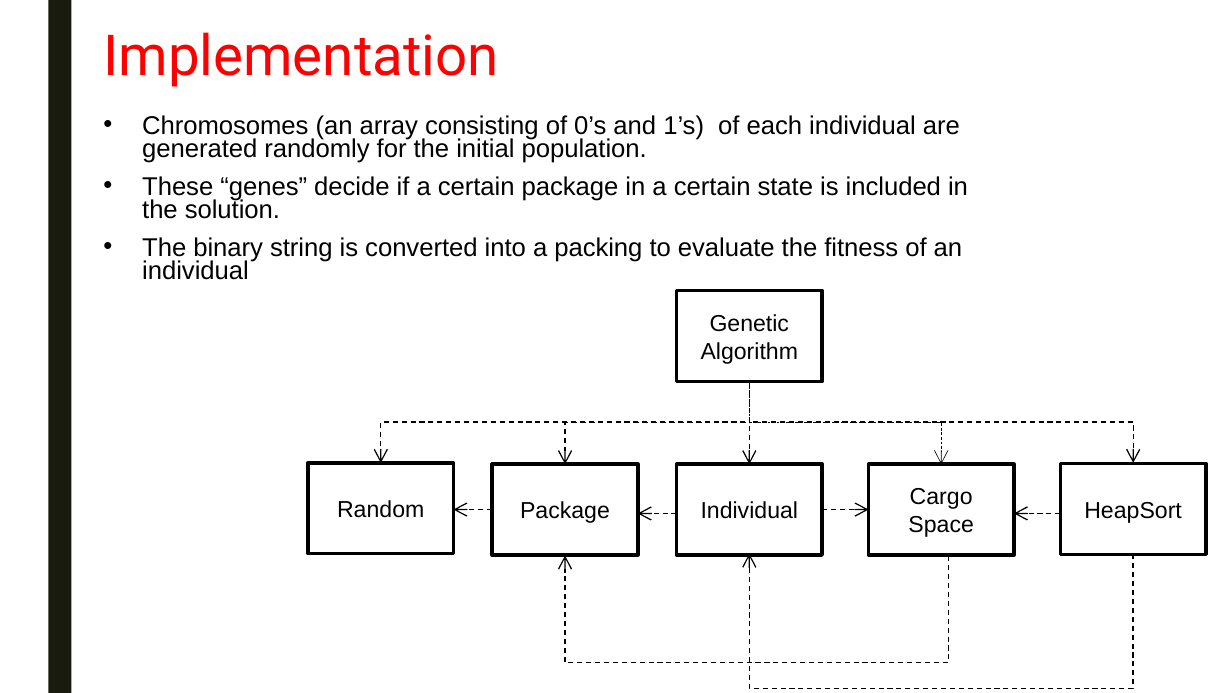
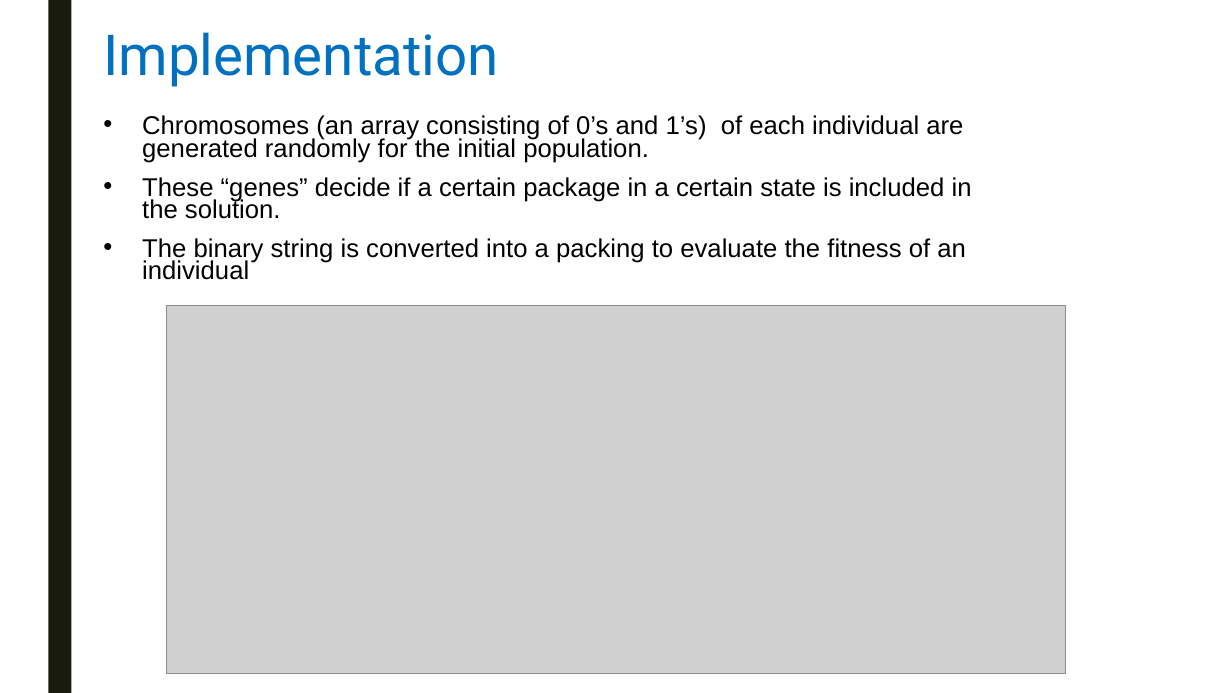
Before and after one commit to swengeler/PP3, a slide deck: slide 13 of Report, presentation and related stuff/Knapsack_problem.pptx (slide 17 before the commit). Drawn at 1232x693 pixels with LibreOffice and Linux fonts; fonts in the diff are those of the drawing; grey boxes stand for pictures. Boxes give left, top, right and bottom in pixels: in the first picture for what was removed or moved away, otherwise in the second. Text is boxed around its words. In the diff, an @@ line names an element or a change of style, - is before the commit and + after.

Commit message:
Small changes

```diff
--- a/Report, presentation and related stuff/Knapsack_problem.pptx
+++ b/Report, presentation and related stuff/Knapsack_problem.pptx
@@ title "Implementation" at bbox=[103, 32, 498, 87]: text colour #FF0000 to #0070C0 @@
@@ text "Chromosomes (an array consisting of ..." at bbox=[142, 115, 972, 280]: size 19.9 to 20 pt @@
@@ rectangle removed at bbox=[677, 290, 822, 381] @@
-Genetic
-Algorithm
@@ picture added at bbox=[166, 305, 1066, 674] @@
@@ elbow arrow removed from (750, 382) to (381, 463) @@
@@ elbow arrow removed from (750, 382) to (566, 464) @@
@@ elbow arrow removed from (750, 382) to (1133, 463) @@
@@ arrow removed from (750, 382) to (750, 464) @@
@@ elbow arrow removed from (750, 382) to (942, 464) @@
@@ rectangle removed at bbox=[308, 463, 453, 554] @@
-Random
@@ rectangle removed at bbox=[493, 464, 638, 555] @@
-Package
@@ rectangle removed at bbox=[677, 464, 822, 555] @@
-Individual
@@ rectangle removed at bbox=[869, 464, 1014, 555] @@
-Cargo
-Space
@@ rectangle removed at bbox=[1061, 464, 1206, 555] @@
-HeapSort
@@ arrow removed from (493, 509) to (454, 509) @@
@@ arrow removed from (823, 509) to (869, 509) @@
@@ arrow removed from (677, 514) to (638, 514) @@
@@ elbow arrow removed from (1061, 514) to (1014, 514) @@
@@ elbow arrow removed from (949, 556) to (566, 555) @@
@@ elbow arrow removed from (1133, 555) to (750, 554) @@
```
Also in this commit, not shown: 18 other slides changed, 2 slides added, 2 slides removed.
